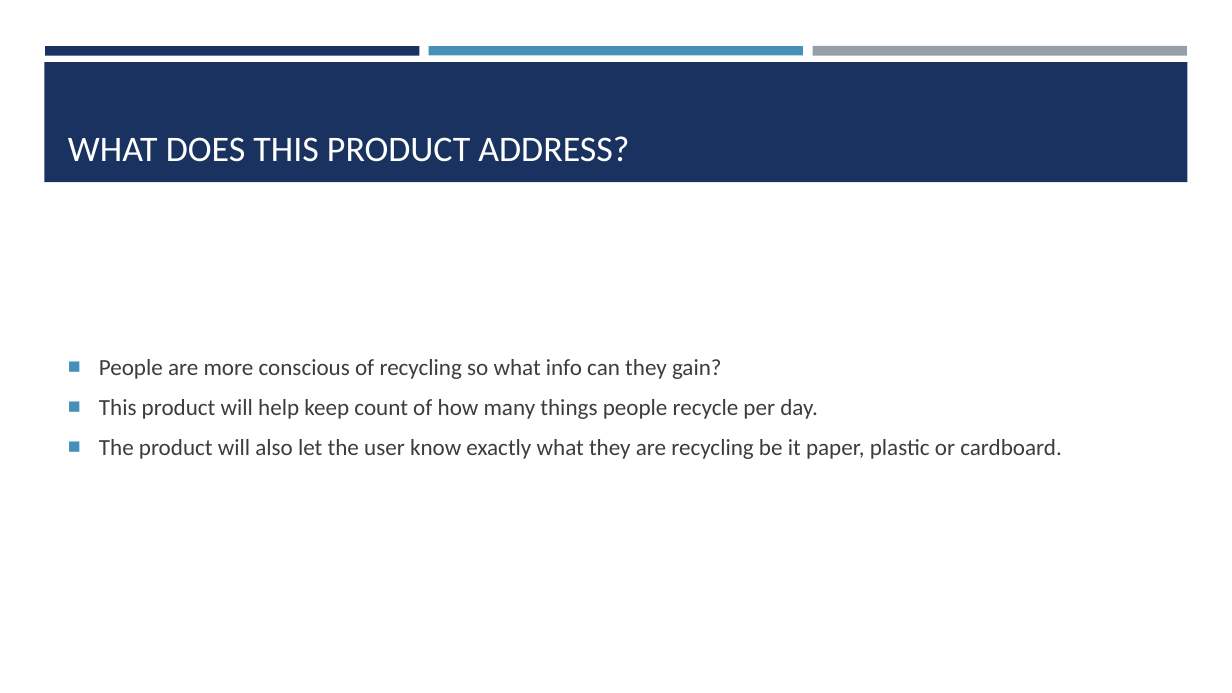
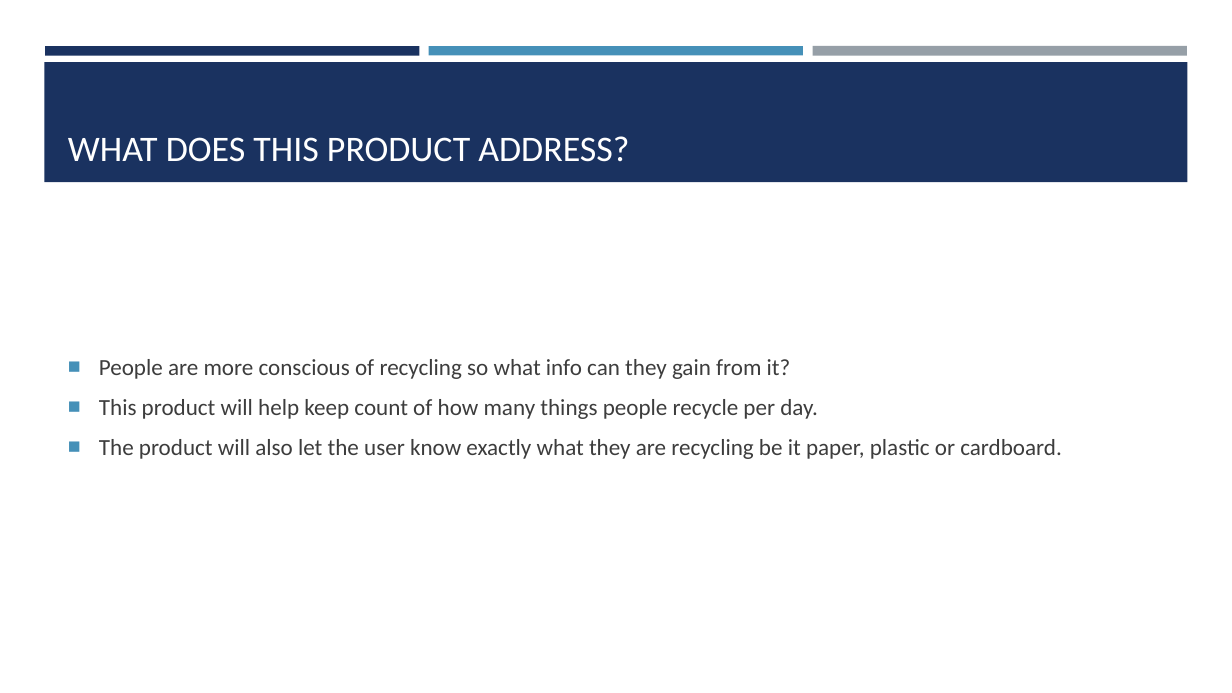
Before and after one commit to PriyankaGogineni/ProjectAlpha, a slide deck: slide 3 of GreenCount.pptx. Drawn at 1232x693 pixels with LibreOffice and Linux fonts; fonts in the diff are those of the drawing. Boxes give left, top, right and bottom in pixels: in the first picture for what was removed or moved away, otherwise in the second. Text is boxed around its words. In the diff, an @@ line names an element or a change of style, - is before the commit and + after.

```diff
--- a/GreenCount.pptx
+++ b/GreenCount.pptx
@@ text at [99, 359, 791, 379]: text changed @@
-■ People are more conscious of recycling so what info can they gain?
+■ People are more conscious of recycling so what info can they gain from it?
```
Also in this commit, not shown: 3 other slides changed.
